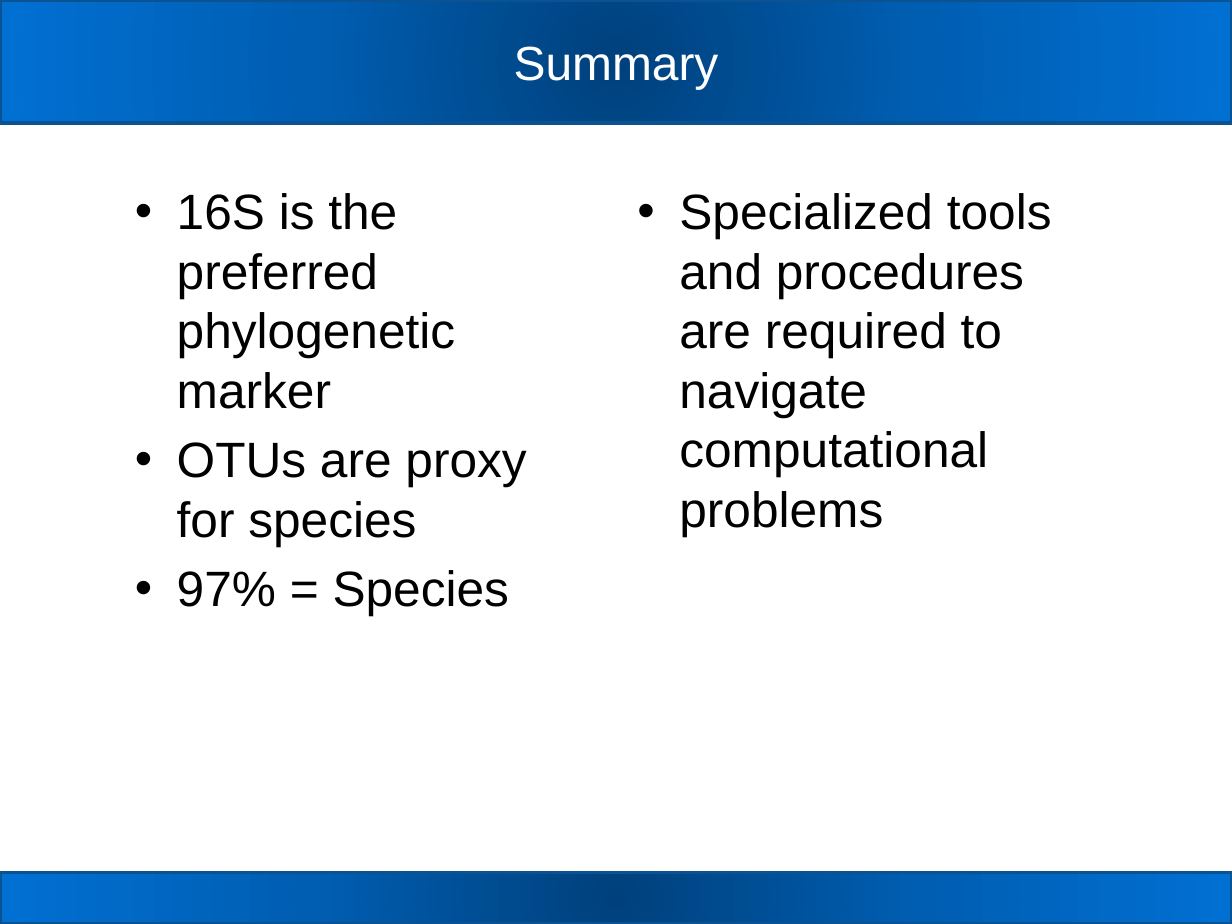
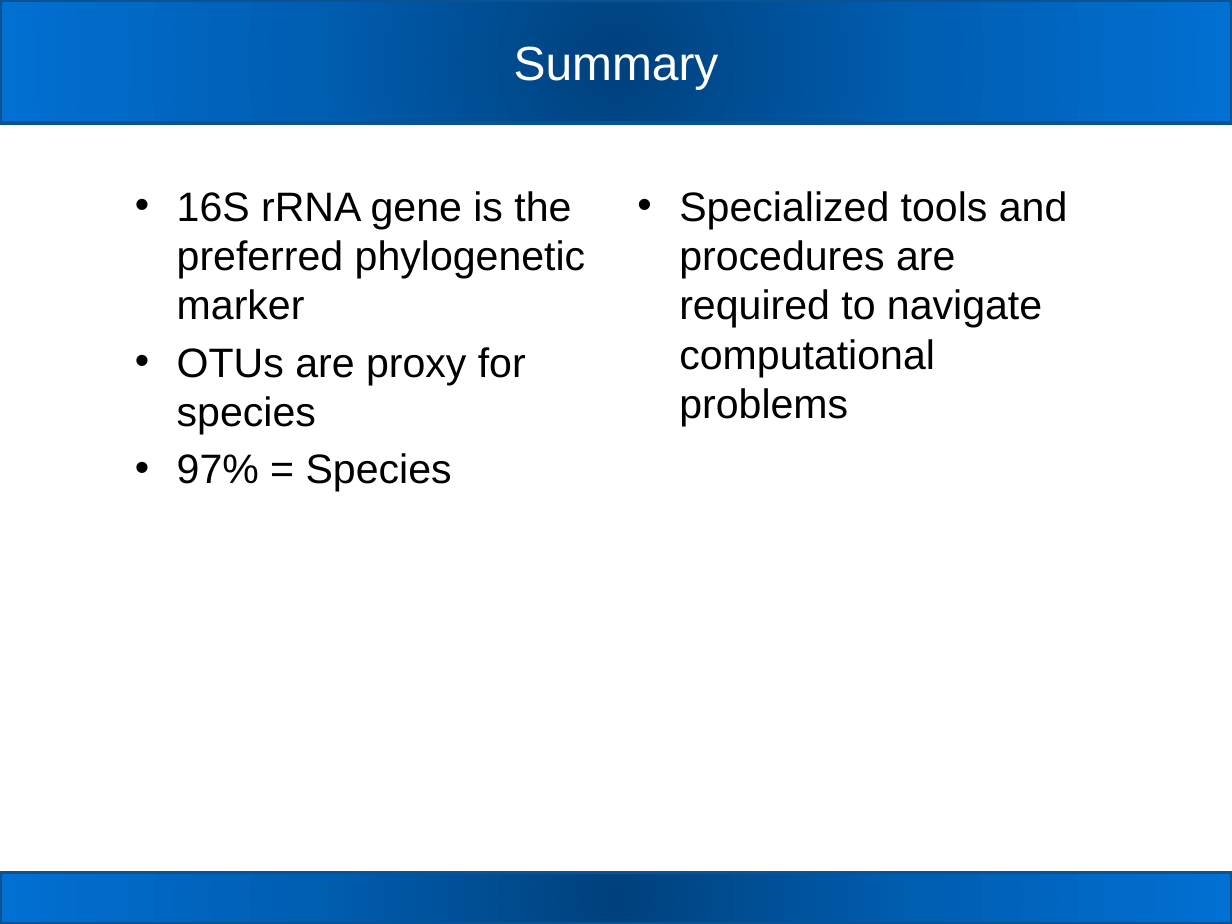
Before and after one commit to carden24/MIC506-Workshop, a slide deck: slide 40 of W2_16S_analysis.pptx (slide 39 before the commit). Drawn at 1232x924 pixels with LibreOffice and Linux fonts; fonts in the diff are those of the drawing. Boxes give left, top, right and bottom in pixels: in the first picture for what was removed or moved away, otherwise in the second. Text is boxed around its words. In the diff, an @@ line names an element or a change of style, - is before the commit and + after.

```diff
--- a/W2_16S_analysis.pptx
+++ b/W2_16S_analysis.pptx
@@ text "Specialized tools and procedures are ..." at [679, 191, 1068, 426]: size 29 to 24 pt; less space between paragraphs @@
@@ text at [177, 191, 586, 320]: text changed; size 29 to 24 pt @@
-• 16S is the preferred phylogenetic marker
+• 16S rRNA gene is the preferred phylogenetic marker
@@ text at [177, 347, 526, 492]: size 29 to 24 pt in "OTUs are proxy for species", "97% = Species"; less space between paragraphs @@
```
Also in this commit, not shown: 17 other slides changed, 2 slides added, 1 slide removed, 1 other file.
